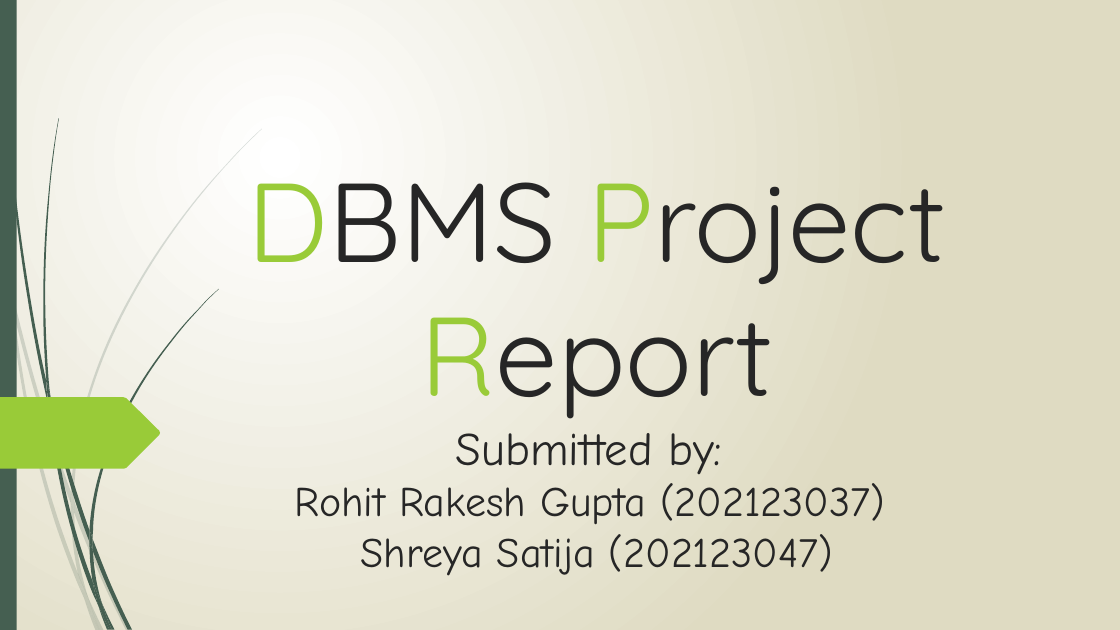
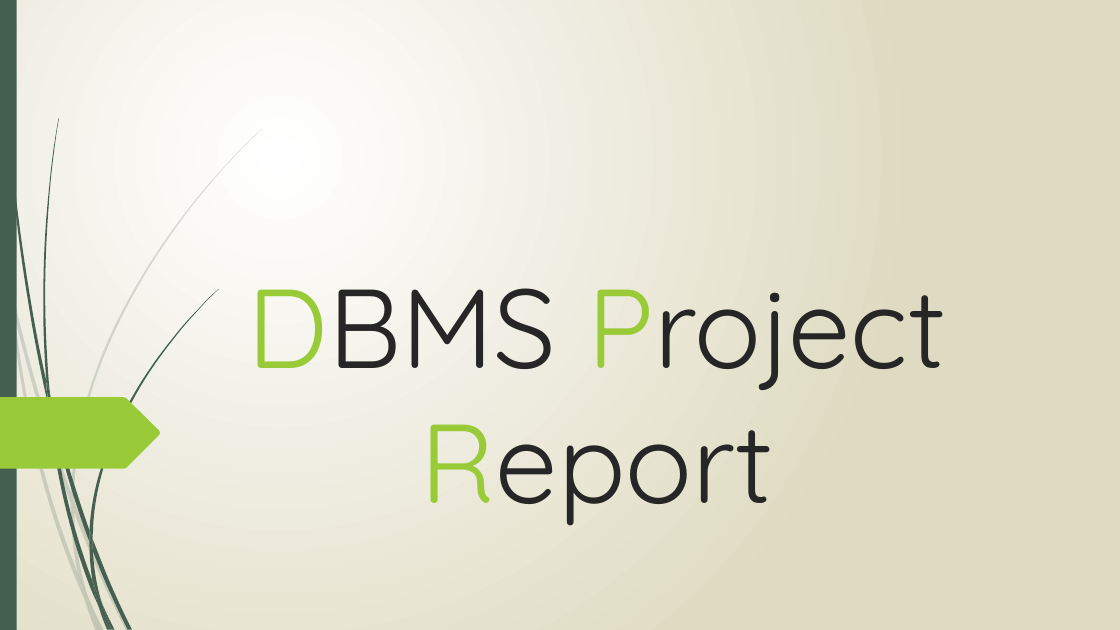
Before and after one commit to shreyasatija/Agricultural-Management-System, a slide deck: slide 1 of CropKart (1).pptx. Drawn at 1120x630 pixels with LibreOffice and Linux fonts; fonts in the diff are those of the drawing. Boxes give left, top, right and bottom in pixels: in the first picture for what was removed or moved away, otherwise in the second. Text is boxed around its words. In the diff, an @@ line names an element or a change of style, - is before the commit and + after.

Commit message:
Presentations added

```diff
--- a/CropKart (1).pptx
+++ b/CropKart (1).pptx
@@ title at (248, 288, 946, 526): text changed; size 36 to 96 pt; font Comic Neue to Quicksand @@
-DBMS Project Report
-Submitted by:
-Rohit Rakesh Gupta (202123037)
-Shreya Satija (202123047)
+DBMS Project Report
```
Also in this commit, not shown: 2 other files.
